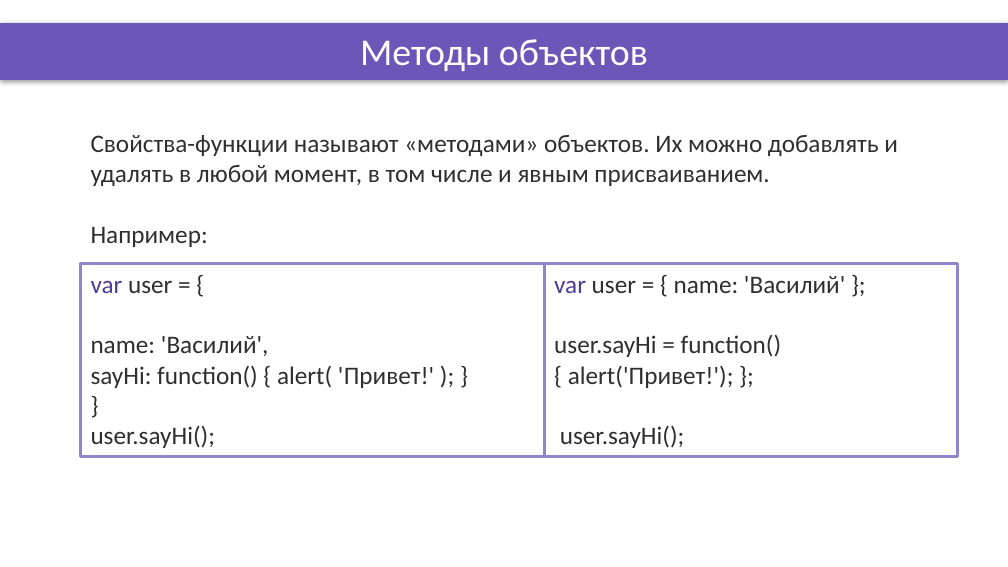
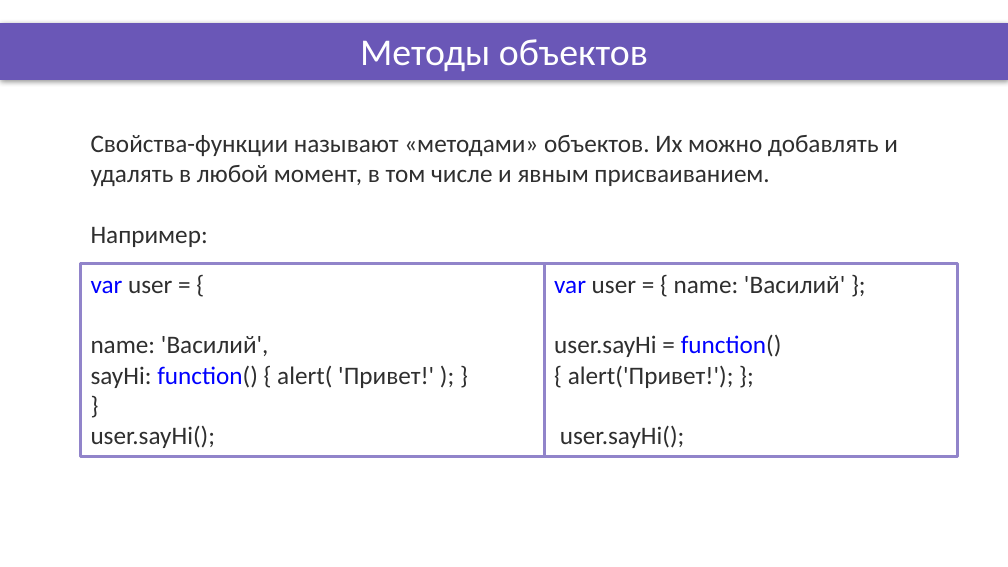
Before and after one commit to OleksandrPetryk/ignite, a slide deck: slide 2 of JS/003_lesson/Presentation/Object_methods.pptx. Drawn at 1008x567 pixels with LibreOffice and Linux fonts; fonts in the diff are those of the drawing; background and template pictures are left out. Boxes give left, top, right and bottom in pixels: in the first picture for what was removed or moved away, otherwise in the second. Text is boxed around its words. In the diff, an @@ line names an element or a change of style, - is before the commit and + after.

```diff
--- a/JS/003_lesson/Presentation/Object_methods.pptx
+++ b/JS/003_lesson/Presentation/Object_methods.pptx
@@ text in rectangle at <box>91,280,434,388</box>: text colour #4D3D8E to #0000FF in "var"; text colour #2F2F2F to #0000FF in "function()" @@
@@ text in rectangle at <box>554,276,845,388</box>: text colour #4D3D8E to #0000FF in "var"; text colour #2F2F2F to #0000FF in "function()" @@
```
Also in this commit, not shown: 1 other slide changed, 16 other files.
